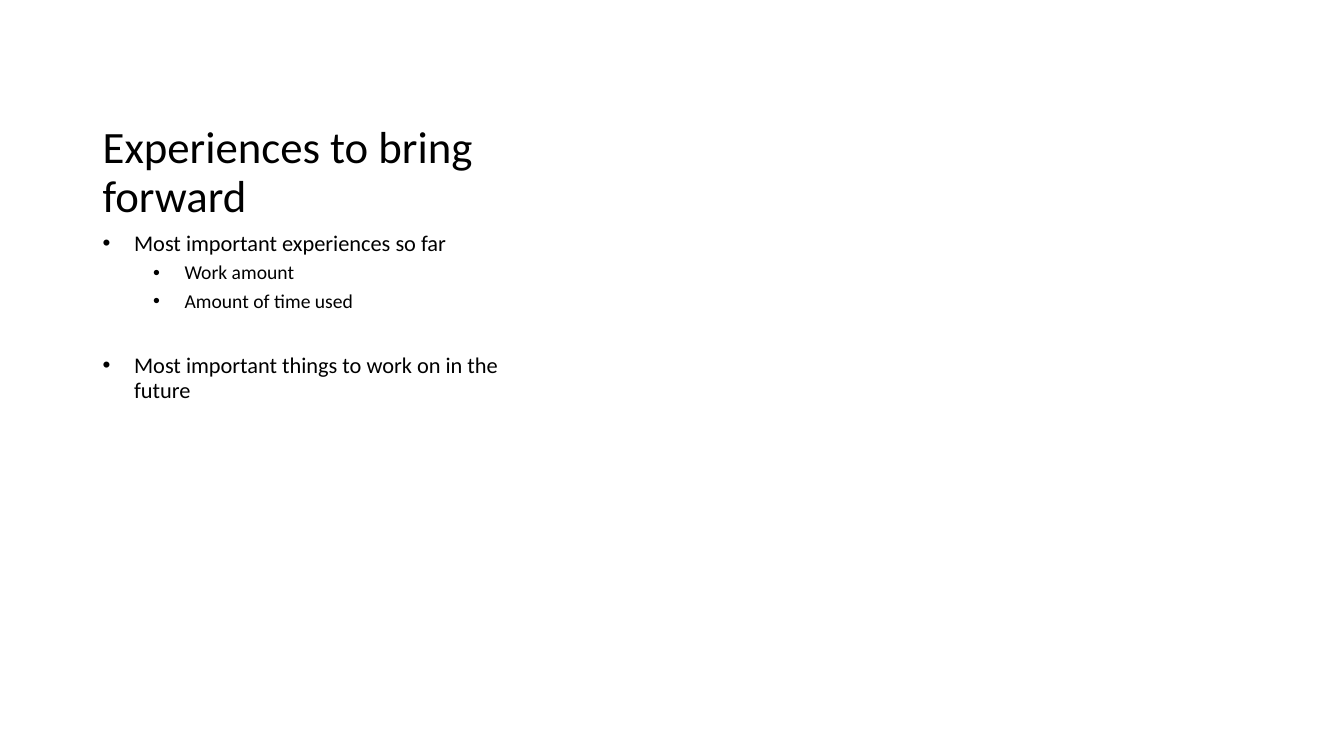
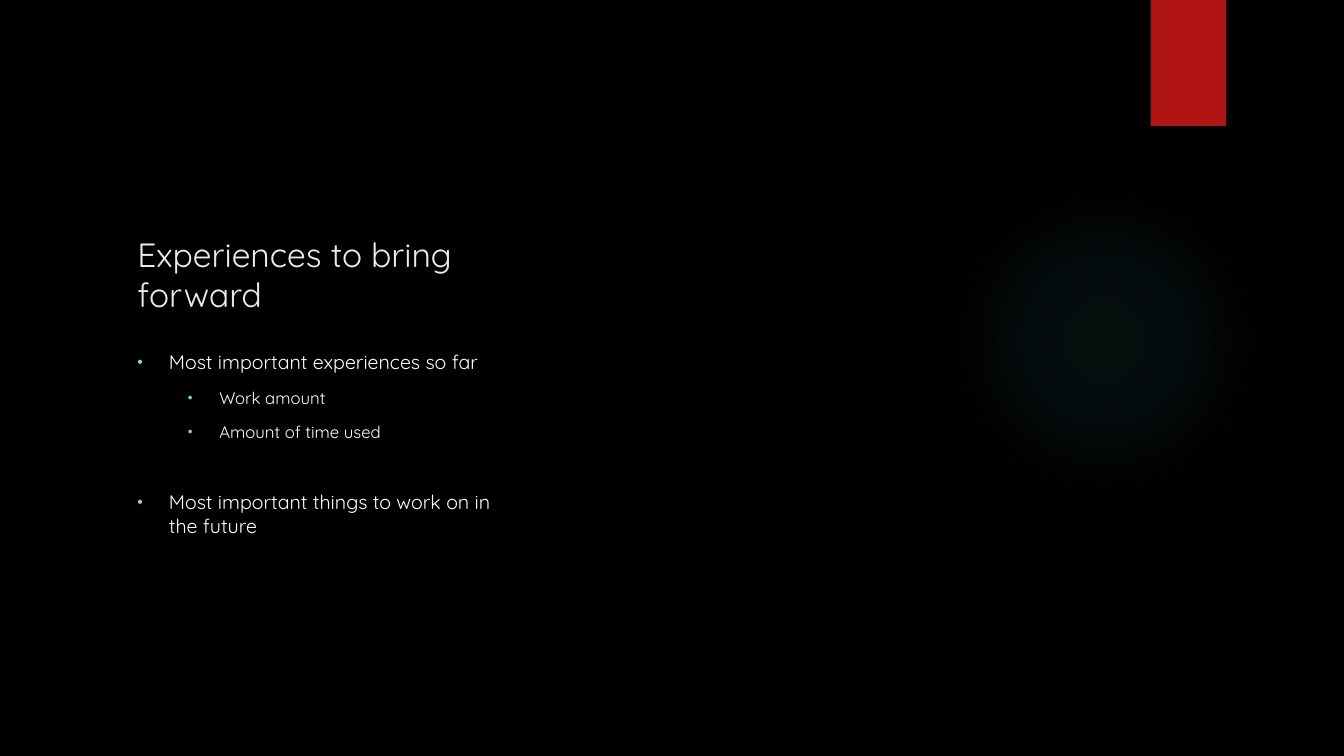
Before and after one commit to Ingrid97/g4_team4.1, a slide deck: slide 5 of Deliverables/INF112_presentasjon.pptx. Drawn at 1344x756 pixels with LibreOffice and Linux fonts; fonts in the diff are those of the drawing; background and template pictures are left out. Boxes give left, top, right and bottom in pixels: in the first picture for what was removed or moved away, otherwise in the second. Text is boxed around its words. In the diff, an @@ line names an element or a change of style, - is before the commit and + after.

```diff
--- a/Deliverables/INF112_presentasjon.pptx
+++ b/Deliverables/INF112_presentasjon.pptx
@@ background #FFFFFF to picture (left out) @@
@@ rectangle added at [1150, 0, 1226, 126], fill #B01513 @@
@@ title "Experiences to bring forward": place and size @@
-title "Experiences to bring forward" at [103, 132, 472, 213]
+title "Experiences to bring forward" at [137, 242, 452, 308]
@@ title "Experiences to bring forward" at [137, 242, 452, 308]: size 32 to 24 pt, font Calibri to Quicksand, text colour #000000 to #EBEBEB; line spacing 0.9 to 1 @@
@@ ellipse added at [949, 185, 1259, 495], fill gradient #50B9C1 @@
@@ text "Most important experiences so far": place and size @@
-text "Most important experiences so far" at [134, 235, 497, 398]
+text "Most important experiences so far" at [169, 354, 491, 534]
@@ text "Most important experiences so far" at [169, 354, 491, 534]: size 16 to 14 pt in "Most important experiences so far", "Most important things to work on in ..."; font Calibri to Quicksand, text colour #000000 to #FFFFFF; size 14 to 12 pt in "Work amount", "Amount of time used"; line spacing 0.9 to 1; more space between paragraphs @@
```
Also in this commit, not shown: 6 other slides changed.
